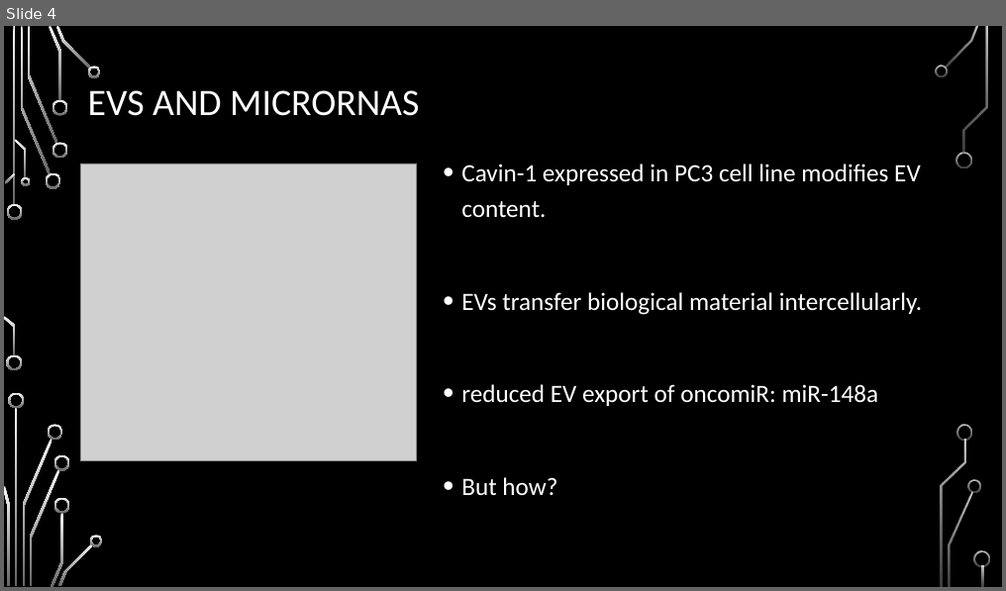
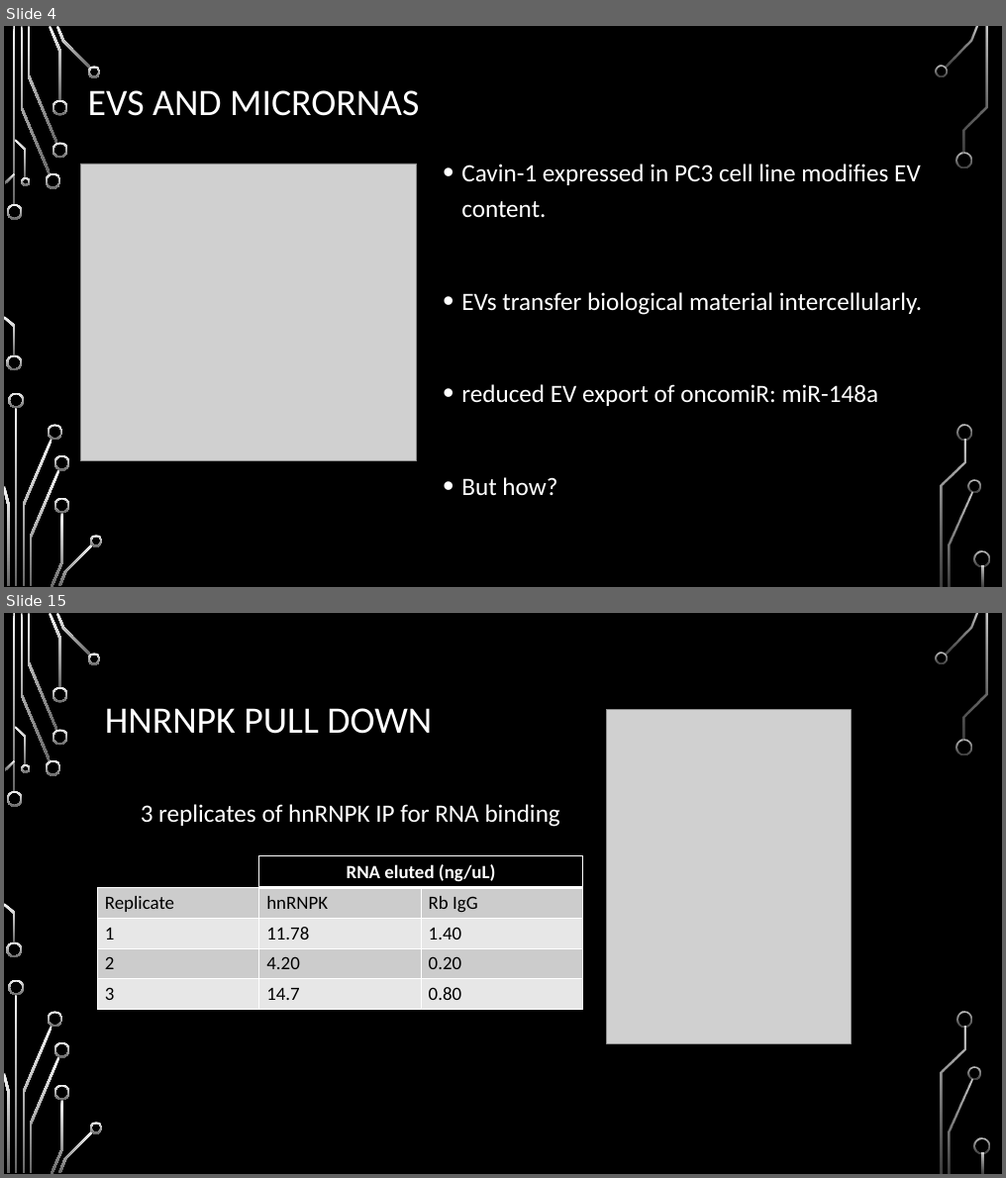
Before and after one commit to HarleyRobinson/Honours2, a slide deck: BackgroundInfo/MeetingSept.pptx. Shown one above the other, each under a label of ours: slide 4 before the commit, slides 4 and 15 after it; the slides between them are not shown. The pictures are 1006x591 and 1006x1178 pixels, drawn with LibreOffice and Linux fonts; fonts in the diff are those of the drawing; grey boxes stand for pictures; background and template pictures are left out. Boxes give left, top, right and bottom in pixels: in the first picture for what was removed or moved away, otherwise in the second. Text is boxed around its words. In the diff, an @@ line names an element or a change of style, - is before the commit and + after.

```diff
--- a/BackgroundInfo/MeetingSept.pptx
+++ b/BackgroundInfo/MeetingSept.pptx
@@ slide 15 added at (4,613,1002,1174), background picture (left out); not listed: 36 template elements that a slide beside it also shows @@
@@ title added at (105,708,432,734), 36 pt, text #FFFFFF @@
+HNRNPK PULL DOWN
@@ picture added at (607,710,850,1044) @@
@@ text added at (141,804,560,827), 24 pt, text #FFFFFF @@
+3 replicates of hnRNPK IP for RNA binding
@@ table added at (98,857,583,1010), 5 rows, 3 columns @@
+ | RNA eluted (ng/uL) | 
+Replicate | hnRNPK | Rb IgG
+1 | 11.78 | 1.40
+2 | 4.20 | 0.20
+3 | 14.7 | 0.80
```
Also in this commit, not shown: 7 slides changed, 5 other slides added, 1 slide removed, 14 other files.
